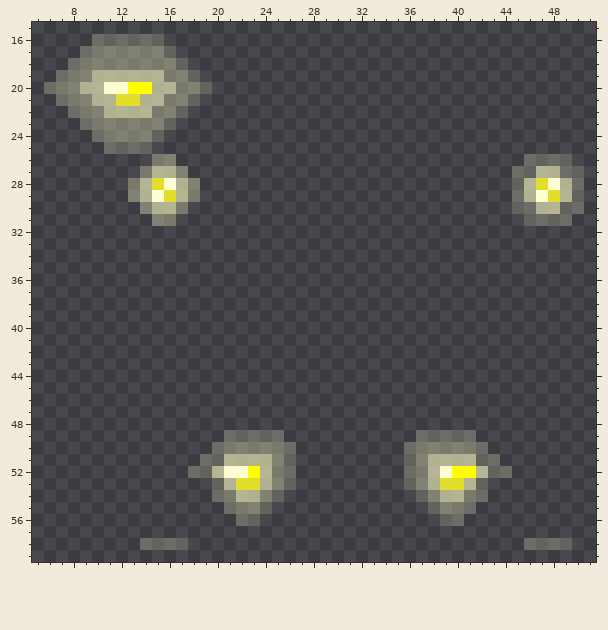
Pixel-art sprite, stored at Resources/Textures/Mobs/Silicon/chassis.rsi/engineer_l.png. The picture above is the old version.
The file is 64x64 pixels. Shown: x 5..51, y 15..59.
The result:
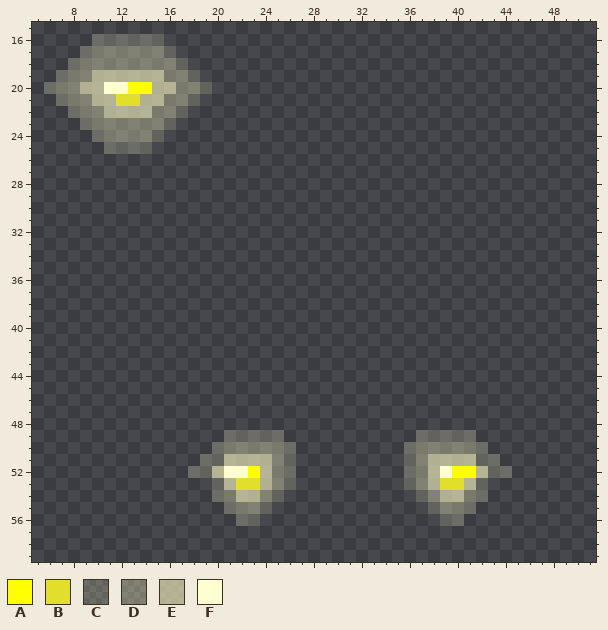
Palette (. is transparent): A #ffff00  B #e2de2c  C #f7f5bf36  D #f7f5bf55  E #f7f5bfa0  F #fdffd0
What changed:
The edit erases colour B in row 28 at x 15 and 47; in row 29 at x 16 and 48.
The edit erases colour C in row 26 at x 46 to 49; in row 27 at x 45 to 46 and 49 to 50; in rows 28 to 29 at x 45 and 50; in row 30 at x 45 to 46 and 49 to 50; in row 31 at x 46 to 49; in row 58 at x 14 to 17 and 46 to 49.
The edit erases colour D in row 26 at x 15 to 16; in row 27 at x 14 and 17; in rows 28 to 29 at x 13 and 18; in row 30 at x 14 and 17; in row 31 at x 15 to 16.
The edit erases colour E in row 27 at x 15 to 16 and 47 to 48; in rows 28 to 29 at x 14, 17, 46 and 49; in row 30 at x 15 to 16 and 47 to 48.
The edit erases colour F in row 28 at x 16 and 48; in row 29 at x 15 and 47.
